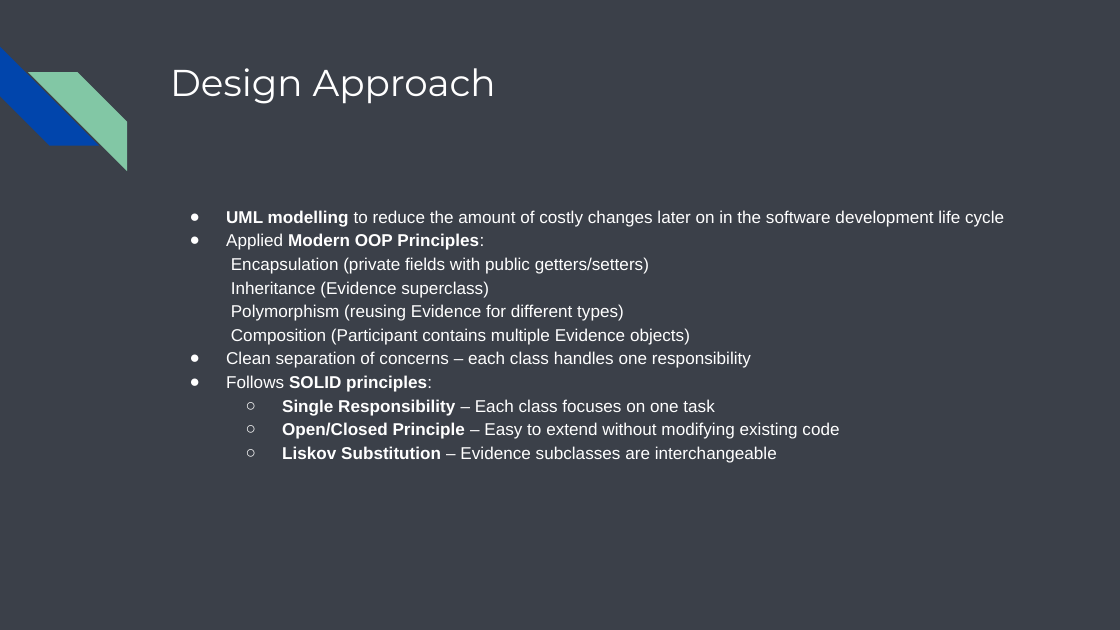
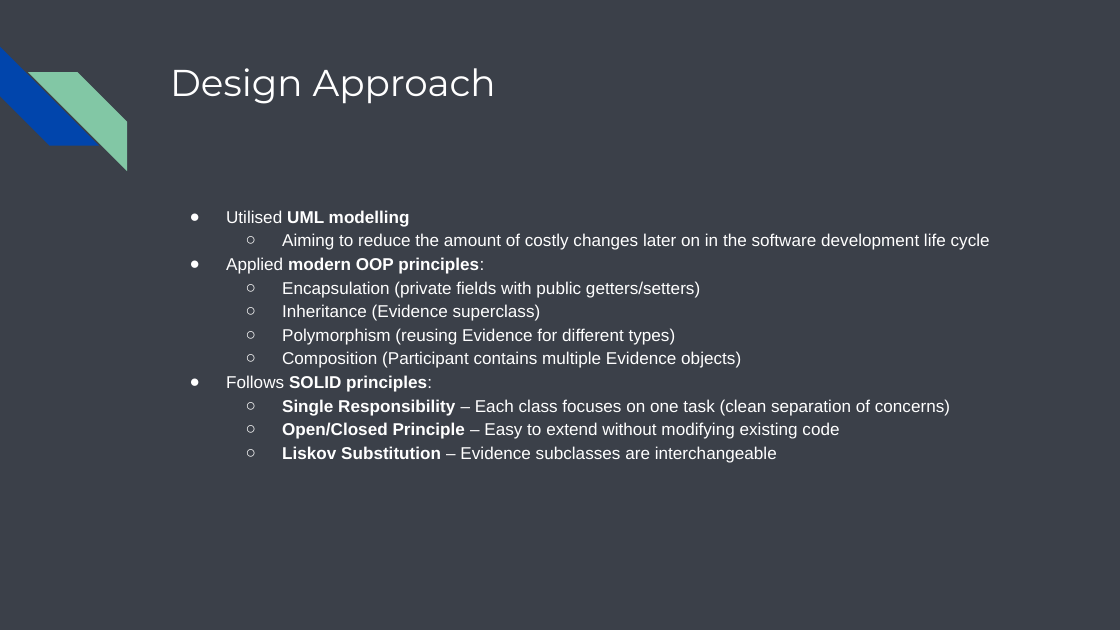
Before and after one commit to abitabir/BenefitsApplyTool, a slide deck: slide 3 of BenefitsApplyTool/src/main/java/com/ssp/benefitsapplytool/resources/Benefits Apply Tool.pptx. Drawn at 1120x630 pixels with LibreOffice and Linux fonts; fonts in the diff are those of the drawing. Boxes give left, top, right and bottom in pixels: in the first picture for what was removed or moved away, otherwise in the second. Text is boxed around its words. In the diff, an @@ line names an element or a change of style, - is before the commit and + after.

```diff
--- a/BenefitsApplyTool/src/main/java/com/ssp/benefitsapplytool/resources/Benefits Apply Tool.pptx
+++ b/BenefitsApplyTool/src/main/java/com/ssp/benefitsapplytool/resources/Benefits Apply Tool.pptx
@@ text at (226, 210, 990, 368): text changed @@
-● UML modelling to reduce the amount of costly changes later on in the software development life cycle
-● Applied Modern OOP Principles:
-  Encapsulation (private fields with public getters/setters)
-  Inheritance (Evidence superclass)
-  Polymorphism (reusing Evidence for different types)
-  Composition (Participant contains multiple Evidence objects)
-● Clean separation of concerns – each class handles one responsibility
+● Utilised UML modelling
+  ○ Aiming to reduce the amount of costly changes later on in the software development life cycle
+● Applied modern OOP principles:
+  ○ Encapsulation (private fields with public getters/setters)
+  ○ Inheritance (Evidence superclass)
+  ○ Polymorphism (reusing Evidence for different types)
+  ○ Composition (Participant contains multiple Evidence objects)
@@ text at (282, 399, 950, 416): text changed @@
-  ○ Single Responsibility – Each class focuses on one task
+  ○ Single Responsibility – Each class focuses on one task (clean separation of concerns)
```
Also in this commit, not shown: 8 other slides changed, 10 slides added, 9 slides removed, 25 other files.
